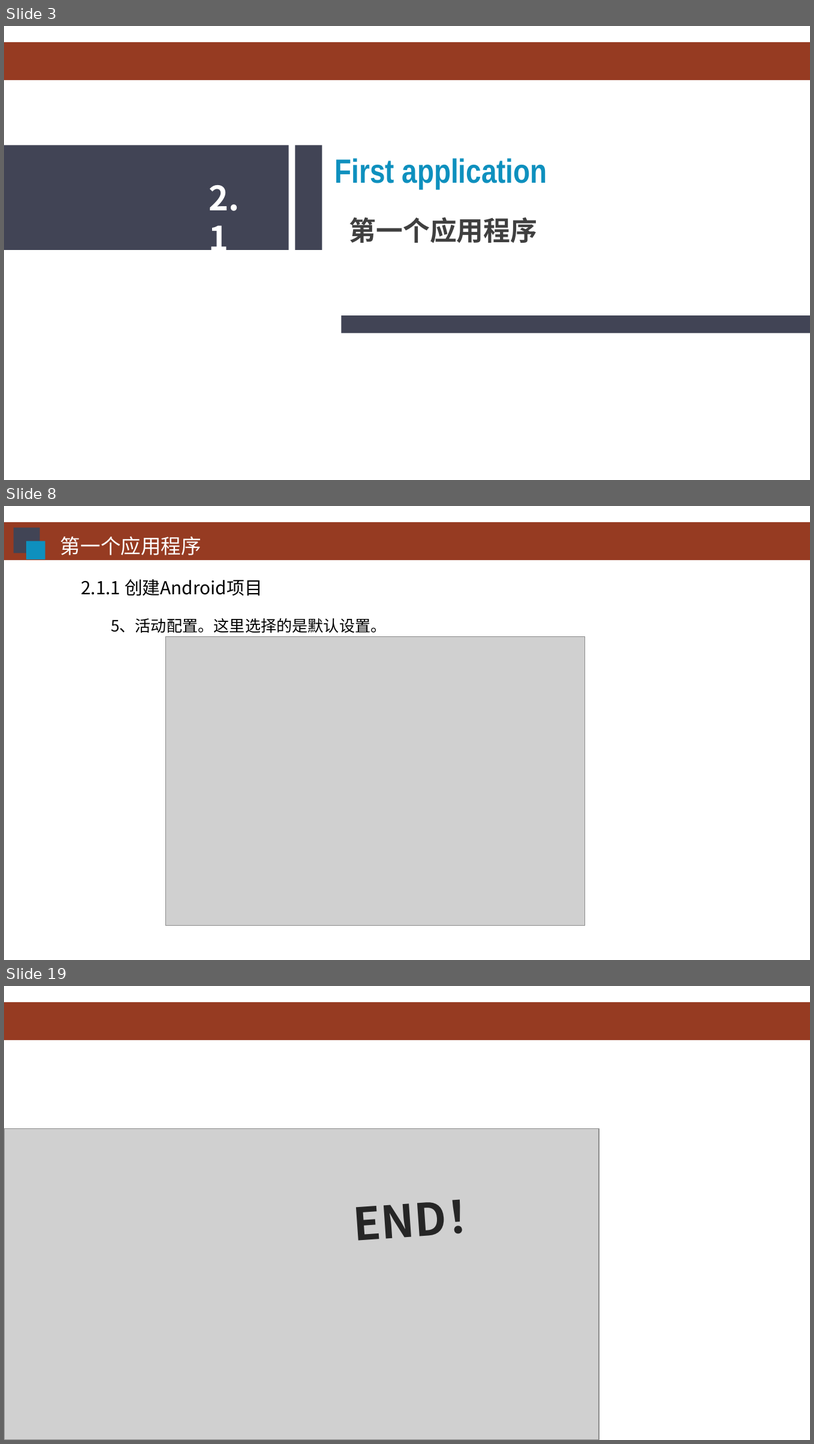
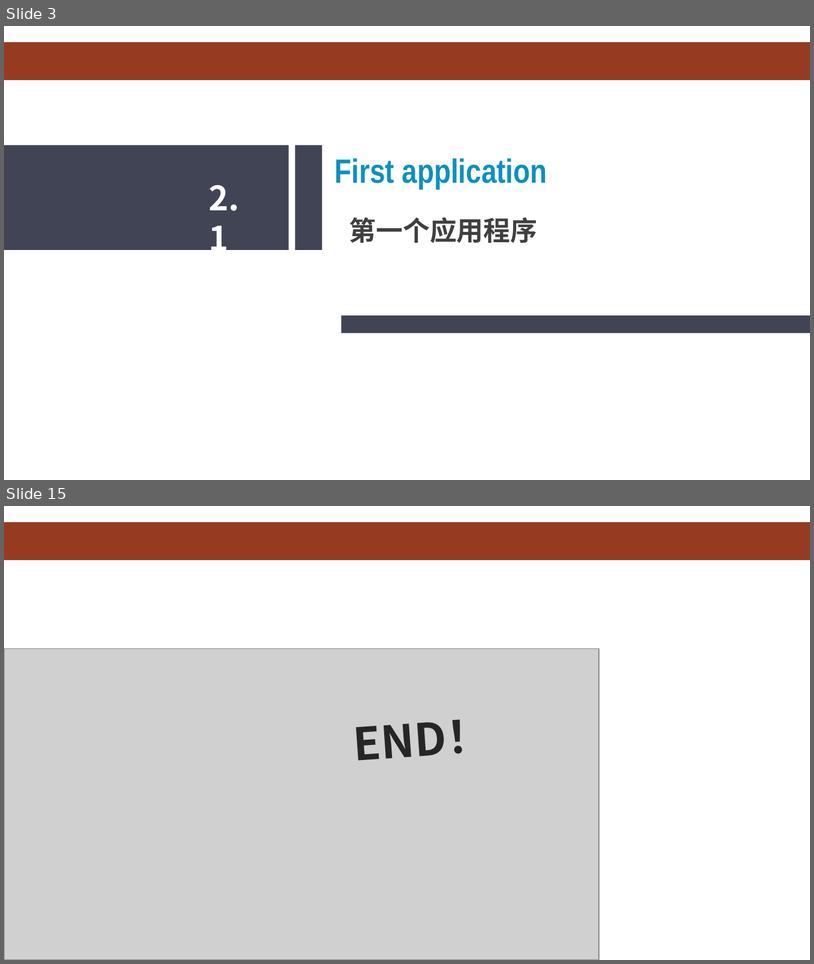
Before and after one commit to HBU/Android-PPT, a slide deck: 02.0 -- 首个程序 -- 第02章.ppt. Shown one above the other, each under a label of ours: slides 3, 8 and 19 before the commit, slides 3 and 15 after it; the slides between them are not shown. The pictures are 814x1444 and 814x964 pixels, drawn with LibreOffice and Linux fonts; fonts in the diff are those of the drawing; grey boxes stand for pictures; background and template pictures are left out. Boxes give left, top, right and bottom in pixels: in the first picture for what was removed or moved away, otherwise in the second. Text is boxed around its words. In the diff, an @@ line names an element or a change of style, - is before the commit and + after.

```diff
--- a/02.0 -- 首个程序 -- 第02章.ppt
+++ b/02.0 -- 首个程序 -- 第02章.ppt
@@ slide 8 removed at (4, 506, 810, 960), background #FFFFFF; not listed: 1 template element that a slide beside it also shows @@
@@ rectangle removed at (14, 528, 40, 553) @@
@@ rectangle removed at (27, 541, 45, 560) @@
@@ text removed at (60, 536, 201, 555) @@
-第一个应用程序
@@ text removed at (81, 579, 263, 596) @@
-2.1.1 创建Android项目
@@ text removed at (111, 618, 387, 633) @@
-5、活动配置。这里选择的是默认设置。
@@ picture removed at (166, 637, 585, 925) @@
@@ what was slide 19 is now slide 15 @@
```
Also in this commit, not shown: 10 slides changed, 1 slide added, 4 other slides removed.
